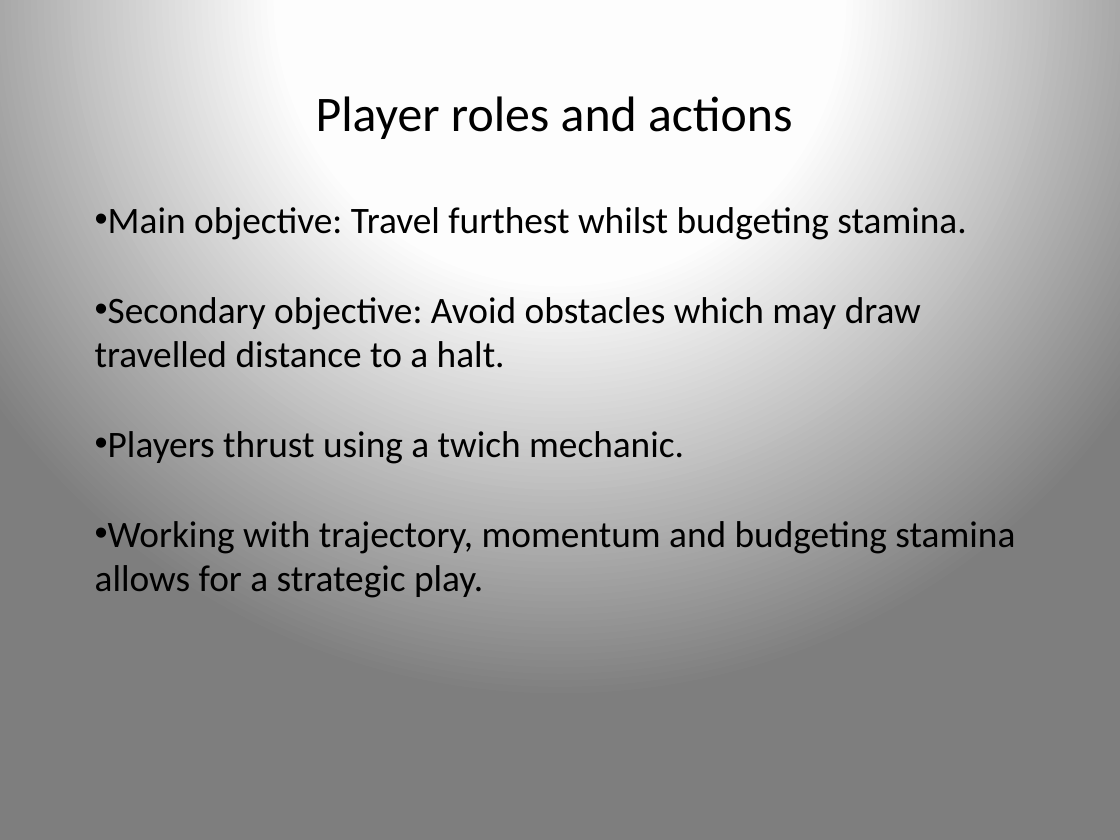
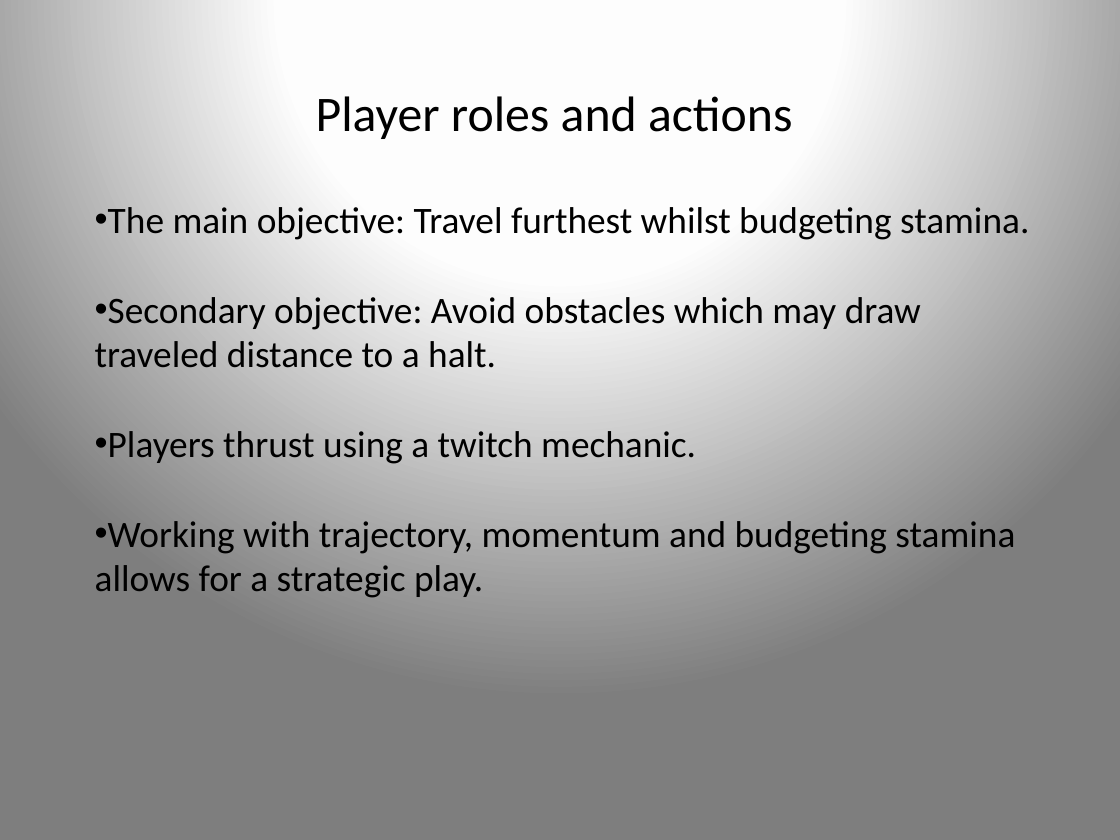
Before and after one commit to UoSGamesGroups/second-semester-s2-l4-5-group-19, a slide deck: slide 13 of Presentation/Pitch Presentation_Group 19.pptx (slide 15 before the commit). Drawn at 1120x840 pixels with LibreOffice and Linux fonts; fonts in the diff are those of the drawing. Boxes give left, top, right and bottom in pixels: in the first picture for what was removed or moved away, otherwise in the second. Text is boxed around its words. In the diff, an @@ line names an element or a change of style, - is before the commit and + after.

```diff
--- a/Presentation/Pitch Presentation_Group 19.pptx
+++ b/Presentation/Pitch Presentation_Group 19.pptx
@@ text at [95, 207, 1029, 464]: text changed @@
-• Main objective: Travel furthest whilst budgeting stamina.
-• Secondary objective: Avoid obstacles which may draw travelled distance to a halt.
-• Players thrust using a twich mechanic.
+• The main objective: Travel furthest whilst budgeting stamina.
+• Secondary objective: Avoid obstacles which may draw traveled distance to a halt.
+• Players thrust using a twitch mechanic.
```
Also in this commit, not shown: 7 other slides changed, 1 slide added, 3 slides removed, 2 other files.
